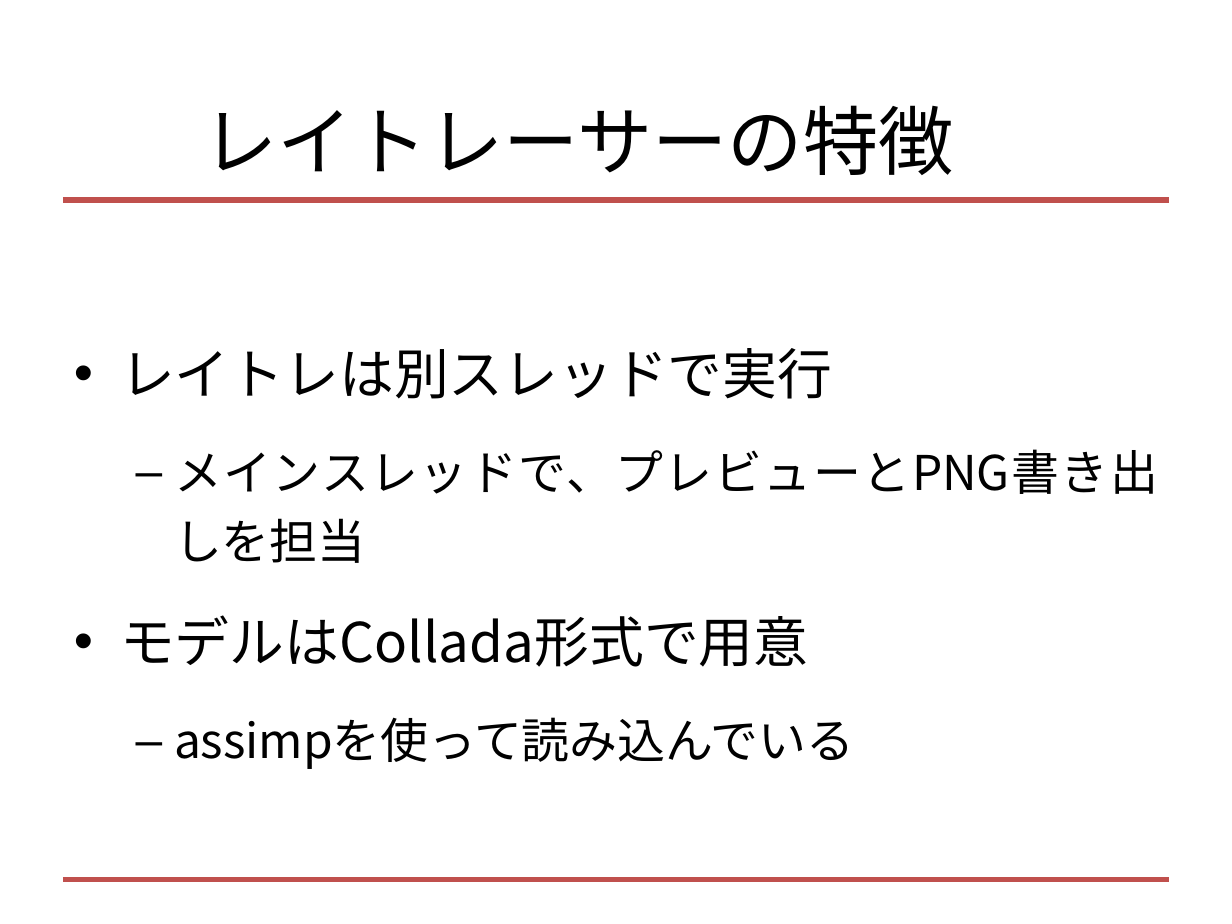
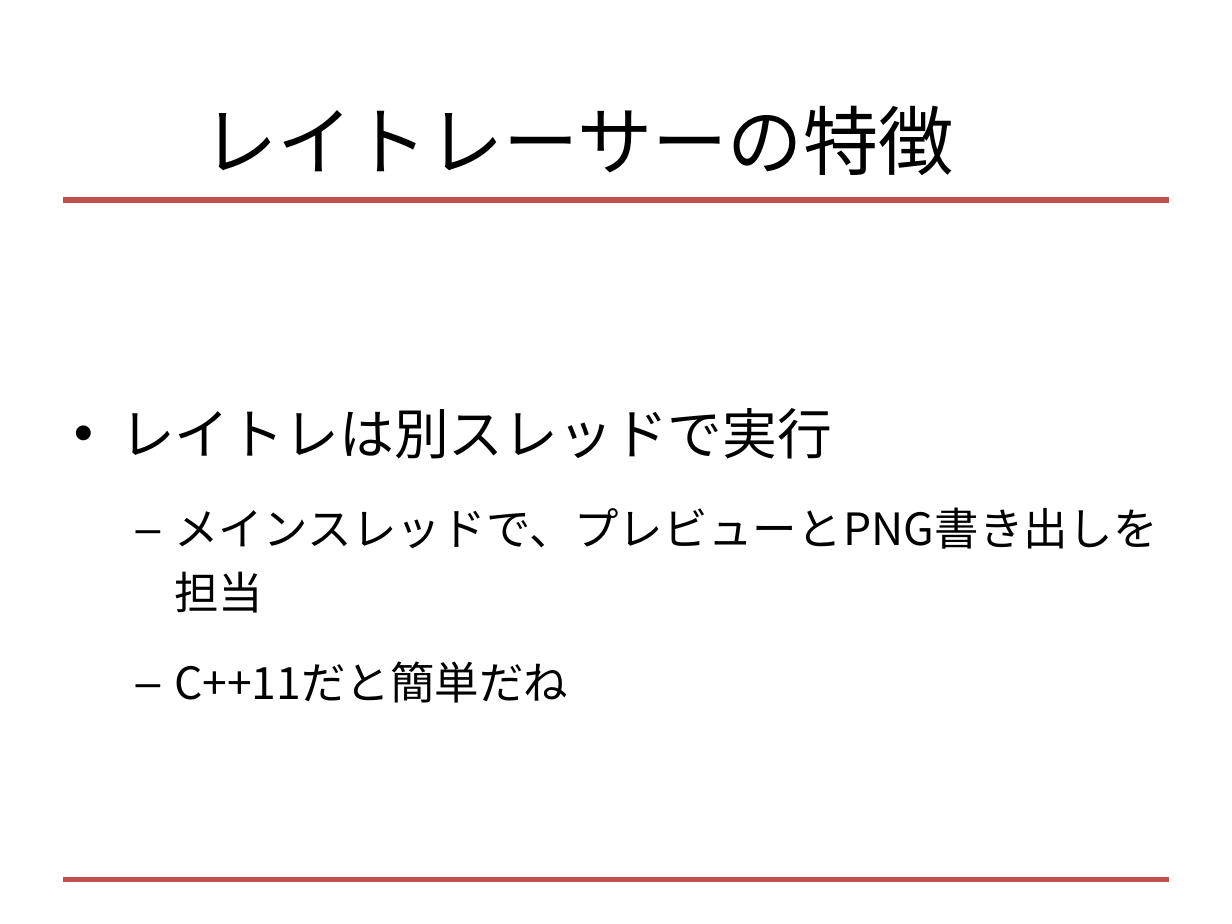
Before and after one commit to tek-nishi/SecondRayTrace, a slide deck: slide 17 of レイトレ合宿3!!!.pptx (slide 14 before the commit). Drawn at 1232x924 pixels with LibreOffice and Linux fonts; fonts in the diff are those of the drawing. Boxes give left, top, right and bottom in pixels: in the first picture for what was removed or moved away, otherwise in the second. Text is boxed around its words. In the diff, an @@ line names an element or a change of style, - is before the commit and + after.

```diff
--- a/レイトレ合宿3!!!.pptx
+++ b/レイトレ合宿3!!!.pptx
@@ text at (x1=174, y1=507, x2=1158, y2=549): size 28 to 26 pt in "メインスレッドで、プレビューとPNG書き出しを担当" @@
@@ text at (x1=174, y1=661, x2=568, y2=703): text changed; size 28 to 26 pt @@
-• モデルはCollada形式で用意
-  – assimpを使って読み込んでいる
+  – C++11だと簡単だね
```
Also in this commit, not shown: 13 other slides changed, 5 slides added, 3 other files.
